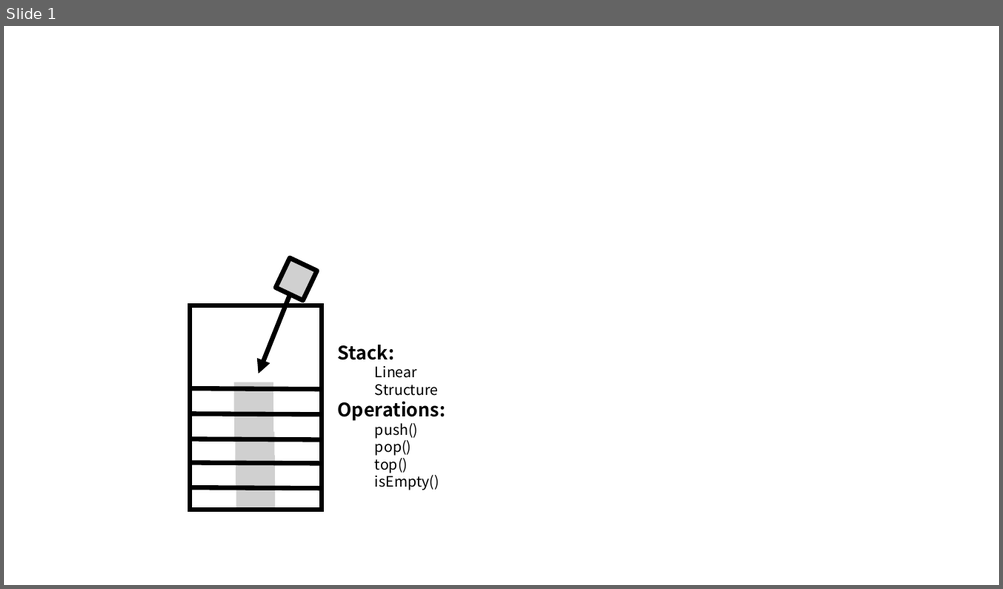
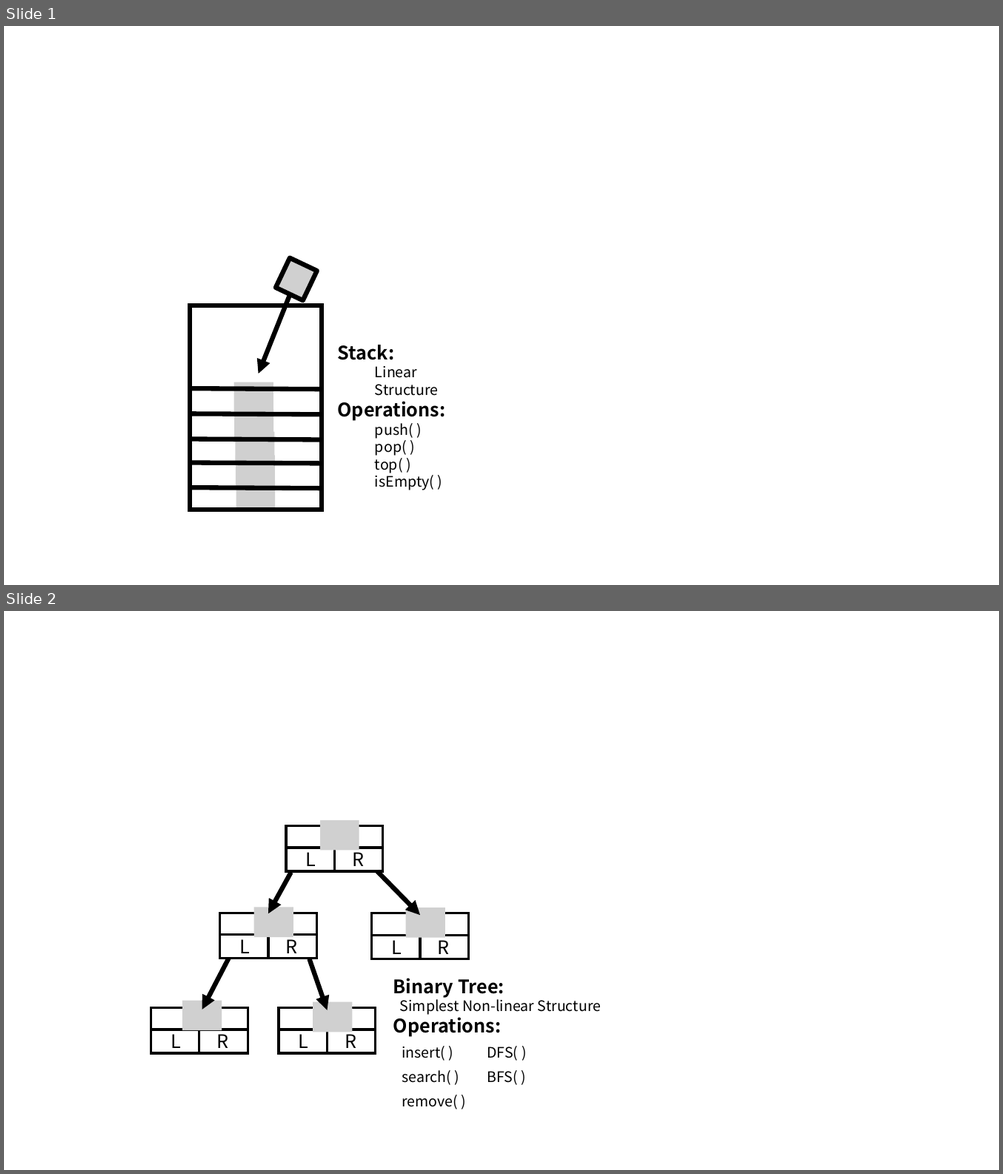
Before and after one commit to ChenYangyao/project-leetcode-solution, a slide deck: problems/attached/categories/PPT.pptx. Shown one above the other, each under a label of ours: slide 1 before the commit, slides 1 and 2 after it. The pictures are 1003x589 and 1003x1174 pixels, drawn with LibreOffice and Linux fonts; fonts in the diff are those of the drawing; grey boxes stand for pictures. Boxes give left, top, right and bottom in pixels: in the first picture for what was removed or moved away, otherwise in the second. Text is boxed around its words. In the diff, an @@ line names an element or a change of style, - is before the commit and + after.

```diff
--- a/problems/attached/categories/PPT.pptx
+++ b/problems/attached/categories/PPT.pptx
@@ slide 2 added at bbox=[4, 611, 999, 1170], background #FFFFFF @@
@@ group added at bbox=[151, 820, 469, 1054]: 10 lines, 10 texts, 5 rectangles, 5 pictures, 4 arrows @@
+L
+R
+L
+R
+L
+R
+L
+R
+L
+R
@@ text added at bbox=[393, 978, 601, 1037], 14 pt, text #000000 @@
+Binary Tree:
+Simplest Non-linear Structure
+Operations:
@@ table added at bbox=[401, 1042, 572, 1115], 3 rows, 2 columns @@
+insert( ) | DFS( )
+search( ) | BFS( )
+remove( ) | 
@@ slide 1 changed as well @@
@@ text at bbox=[375, 423, 434, 491]: spaces changed @@
-  push()
-  pop()
-  top()
-  isEmpty()
+  push( )
+  pop( )
+  top( )
+  isEmpty( )
```
Also in this commit, not shown: 1 slide removed, 3 other files.
